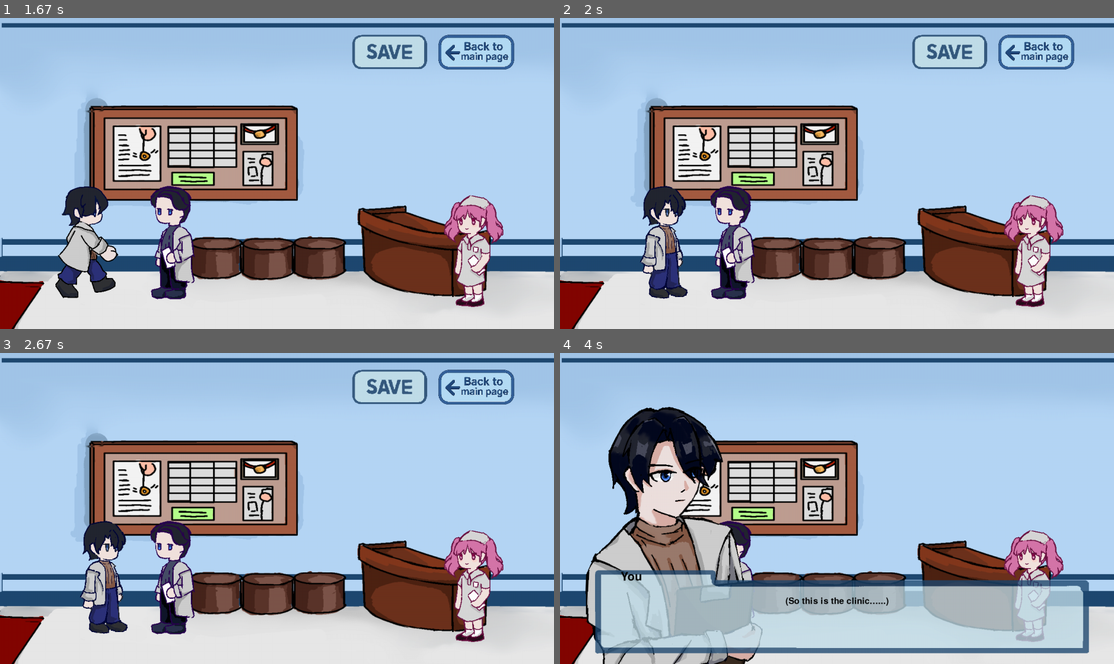
Above: before the commit, frames 1-4 (two rows, left to right).
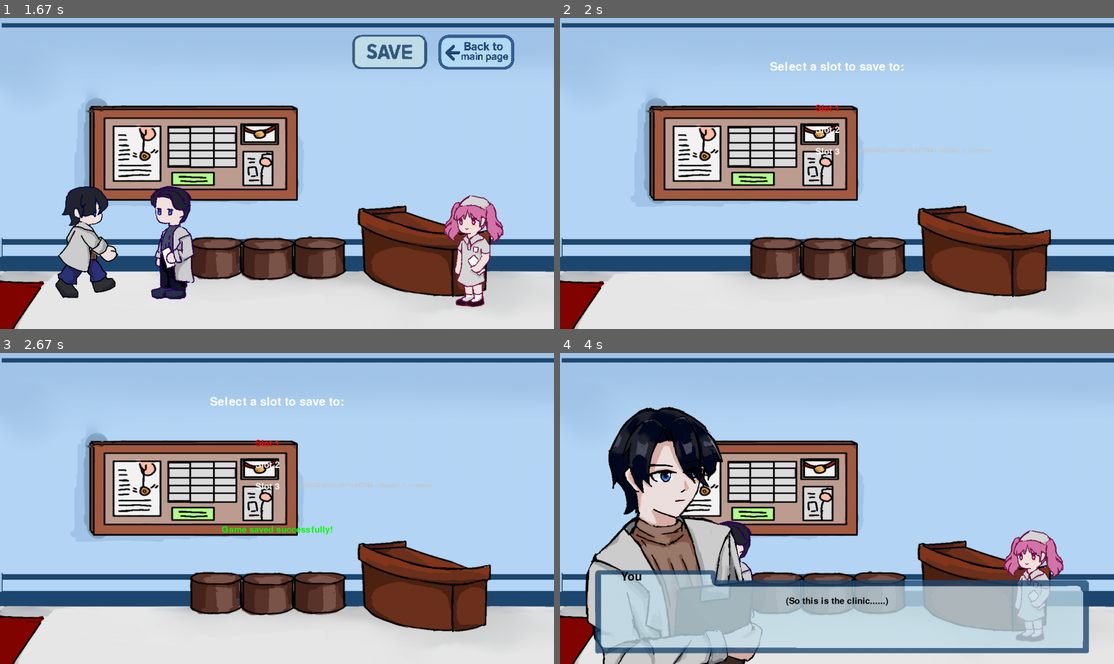
Above: after the commit, the same moments.

Repository: JoyYU271/2510-CSP1123-3-09
Game: pygame game, started from main_page.py
Same seed, same stepped clock (60 frames per second), same inputs: the game is played once before the commit and once after it.
Inputs (mouse positions are in pixels of both pictures, inside the frame that each line leads up to):
- Up to frame 1 (1.67 s): click (127, 70) at 0.88 s; hold Right from 1.33 s (still down)
- Up to frame 2 (2 s): release Right at 1.8 s; click (947, 52) at 1.88 s
- Up to frame 3 (2.67 s): tap Enter at 2.4 s
- Up to frame 4 (4 s): tap Space at 3.63, 3.97 s

Frame 1 is identical in both runs. In frame 2, 8.7% of the frame differs, in the area x 14-93%, y 5-94%; in frame 3, 9.0%; in frame 4, 0.2%.

Commit message:
save function have bugs. when save after dialogue and load, it cannot save the dialogue that already past

Diff:
--- a/Dialogue1.py
+++ b/Dialogue1.py
@@ -20,7 +20,7 @@
     screen_width = 1280
     screen_height = 720
 
-    shown_dialogues = {}
+    shown_dialogues = initial_state.get("shown_dialogues", {}) if initial_state else {}
 
 
     pygame.mixer.music.set_volume(bgm_vol)
@@ -149,14 +149,21 @@
                         from save_load import SaveManager
                         save_manager = SaveManager()
 
-                        current_chapter = current_dialogue.current_story if current_dialogue else "chapter_1"
-                        shown_dialogues = current_dialogue.shown_dialogues if current_dialogue else {}
+                        if current_dialogue:
+                            shown_to_save = current_dialogue.shown_dialogues
+                            choices_to_save = current_dialogue.selected_options
+                            current_chapter = current_dialogue.current_story
+                        else:
+                            shown_to_save = game_state.get("shown_dialogues", {})
+                            choices_to_save = game_state.get("player_choices", {})
+                            current_chapter = "chapter_1"
+
 
                         save_state = {
                             "current_chapter": current_chapter,
                             "player_position": (player.rect.x, player.rect.y),
-                            "shown_dialogues": current_dialogue.shown_dialogues if current_dialogue else {},
-                            "player_choices": current_dialogue.selected_options if current_dialogue else {},
+                            "shown_dialogues": shown_to_save,
+                            "player_choices": choices_to_save,
                             "settings": {
                                 "bgm_vol": bgm_vol,
                                 "sfx_vol": sfx_vol,
@@ -165,62 +172,54 @@
                             }
                         }
 
-                        available_slot = None
-                        for i in range(3):
-                            if not save_manager.load_game(i):
-                                available_slot = i
-                                break
-
-                        if available_slot is not None:
-                            # 有空槽，直接保存
-                            save_manager.save_game(save_state, available_slot)
-                            # 显示保存成功消息...
-                        else:
-                            # 没有空槽，显示覆盖选择界面
-                            showing_overwrite = True
-                            selected_slot = 0
-
-                            while showing_overwrite:
-                                screen.blit(background, (0,0))
-
-                                # 绘制覆盖提示
-                                prompt_text = get_font(40).render("All slots full. Overwrite which save?", True, (255,255,255))
-                                screen.blit(prompt_text, (screen_width//2 - prompt_text.get_width()//2, 100))
-
-                                # 绘制存档槽选项
-                                for i in range(3):
-                                    color = (255,0,0) if i == selected_slot else (255,255,255)
-                                    slot_text = get_font(30).render(f"Slot {i+1}", True, color)
-                                    screen.blit(slot_text, (screen_width//2 - 50, 200 + i*50))
-
-                                    # 显示存档信息
-                                    save_data = save_manager.load_game(i)
+                        showing_overwrite = True
+                        selected_slot = 0
+
+                        while showing_overwrite:
+                            screen.blit(background, (0,0))
+
+                            # Draw overwrite prompt
+                            prompt_text = get_font(40).render("Select a slot to save to:", True, (255,255,255))
+                            screen.blit(prompt_text, (screen_width//2 - prompt_text.get_width()//2, 100))
+
+                            # Draw save slot options
+                            for i in range(3):
+                                color = (255,0,0) if i == selected_slot else (255,255,255)
+                                slot_text = get_font(30).render(f"Slot {i+1}", True, color)
+                                screen.blit(slot_text, (screen_width//2 - 50, 200 + i*50))
+
+                                # Show save info if exists
+                                save_data = save_manager.load_game(i)
+                                if save_data:
                                     info_text = get_font(20).render(
                                         f"{save_data['timestamp']} - {save_data['current_chapter']}",
                                         True, (200,200,200))
                                     screen.blit(info_text, (screen_width//2 + 50, 200 + i*50))
 
-                                # 事件处理
-                                for event in pygame.event.get():
-                                    if event.type == pygame.QUIT:
-                                        pygame.quit()
-                                        sys.exit()
-                                    if event.type == pygame.KEYDOWN:
-                                        if event.key == pygame.K_UP:
-                                            selected_slot = (selected_slot - 1) % 3
-                                        elif event.key == pygame.K_DOWN:
-                                            selected_slot = (selected_slot + 1) % 3
-                                        elif event.key == pygame.K_RETURN:
-                                            save_manager.save_game(save_state, selected_slot)
-                                            showing_overwrite = False
-                                            # 显示保存成功消息...
-                                            break
-                                        elif event.key == pygame.K_ESCAPE:
-                                            showing_overwrite = False
-                                            break
-
-                                pygame.display.update()
-
+                            # Event handling
+                            for event in pygame.event.get():
+                                if event.type == pygame.QUIT:
+                                    pygame.quit()
+                                    sys.exit()
+                                if event.type == pygame.KEYDOWN:
+                                    if event.key == pygame.K_UP:
+                                        selected_slot = (selected_slot - 1) % 3
+                                    elif event.key == pygame.K_DOWN:
+                                        selected_slot = (selected_slot + 1) % 3
+                                    elif event.key == pygame.K_RETURN:
+                                        save_manager.save_game(save_state, selected_slot)
+                                        showing_overwrite = False
+                                        # Show save confirmation
+                                        confirm_text = get_font(30).render("Game saved successfully!", True, (0,255,0))
+                                        screen.blit(confirm_text, (screen_width//2 - confirm_text.get_width()//2, 400))
+                                        pygame.display.update()
+                                        pygame.time.delay(1000)  # Show for 1 second
+                                        break
+                                    elif event.key == pygame.K_ESCAPE:
+                                        showing_overwrite = False
+                                        break
+
+                            pygame.display.update()
 
 
 
@@ -284,8 +283,11 @@
                     sfx_vol,
                     cutscene_speed=3,
                     npc_manager=npc_manager,
-                    shown_dialogues=shown_dialogues  # 确保传递这个参数
+                    shown_dialogues=game_state["shown_dialogues"],
+                    initial_state=game_state
                 )
+
+                current_dialogue.game_state = game_state
 
             pygame.display.update()
             clock.tick(FPS)
@@ -364,16 +366,29 @@
         self.cutscene_speed = cutscene_speed
         self.npc_manager = npc_manager
 
-        self.shown_dialogues = shown_dialogues if shown_dialogues is not None else {}
+        self.shown_dialogues = initial_state.get("shown_dialogues", {}) if initial_state else (shown_dialogues if shown_dialogues is not None else {})
 
         if initial_state:
             self.current_story = initial_state.get("current_chapter", "chapter_1")
             self.shown_dialogues = initial_state.get("shown_dialogues", {})
             self.selected_options = initial_state.get("player_choices", {})
+            self.game_state = initial_state
         else:
             self.current_story = "chapter_1"
             self.shown_dialogues = shown_dialogues if shown_dialogues is not None else {}
             self.selected_options = {}
+            self.game_state = {
+            "current_chapter": "chapter_1",
+            "player_position": (player.rect.x, player.rect.y),
+            "shown_dialogues": self.shown_dialogues,
+            "player_choices": self.selected_options,
+            "settings": {
+                "bgm_vol": bgm_vol,
+                "sfx_vol": sfx_vol,
+                "text_size": "Medium",  # Default size
+                "language": "EN"  # Default language
+            }
+        }
 
         self.load_dialogue(self.npc_name, self.current_story)
 
@@ -572,10 +587,12 @@
               entry = self.story_data[self.step]
               text = entry.get("text","")
 
-              #mark dialogue as shown if needed
               if "shown" in entry and entry["shown"] == False:
-                  dialogue_id = f"{self.npc_name}_{self.current_story}_{self.step}"
-                  self.shown_dialogues[dialogue_id] = True
+                    dialogue_id = f"{self.npc_name}_{self.current_story}_{self.step}"
+                    self.shown_dialogues[dialogue_id] = True
+                    if hasattr(self, 'game_state'):
+                        self.game_state["shown_dialogues"] = self.shown_dialogues
+
 
               if "chapter_ending" in entry:
              #save which ending was chosen
@@ -645,25 +662,22 @@
 
     def load_dialogue(self,npc_name,chapter):
 
-        self.option = []
+        self.options = []
         #update NPC detials
         self.npc_name = npc_name
         self.npc_data = self.all_dialogues.get(self.npc_name,{})
         self.current_story = chapter
-        self.story_data = self.npc_data.get(self.current_story,[])
+        raw_story_data = self.npc_data.get(self.current_story,[])
+
         filtered_story_data = []
-
-        # filter out already shown dialogues marked with "shown":false ( in json)
-
-        for i,entry in enumerate(self.story_data):
+        for i, entry in enumerate(raw_story_data):
             dialogue_id = f"{self.npc_name}_{self.current_story}_{i}"
-
-            if ("shown" not in entry or entry["shown"] != False) or (dialogue_id not in self.shown_dialogues):
+            # Always include choices and entries marked as shown=True
+            if "choice" in entry or entry.get("shown", False):
                 filtered_story_data.append(entry)
-
-            elif self.npc_name == "Nuva" and self.current_story == "chapter_1_common" and entry.get("text") == "She is waiting in your office,you can head over when you are ready":
-                if dialogue_id not in self.shown_dialogues:
-                    filtered_story_data.append(entry)
+            # Include if not shown before
+            elif dialogue_id not in self.shown_dialogues:
+                filtered_story_data.append(entry)
 
         self.story_data = filtered_story_data
         self.step = 0
--- a/NPC_dialog/NPC.json
+++ b/NPC_dialog/NPC.json
@@ -114,7 +114,7 @@
 
   "Dean":{
     "chapter_1":[
-        {"speaker" :"player","text":"(So this is the clinic…...)","bgm": "bgm/talk_with_dean.mp3","shown": false},
+        {"speaker" :"player","text":"(So this is the clinic......)","bgm": "bgm/talk_with_dean.mp3","shown": false},
         {"speaker" :"npc","text":"It is 8:10 a.m. You're 50 minutes early.","shown": false},
         {"speaker" :"player","text":"I just wanted to familiarize myself with the environment...Father.","shown": false},
         {"speaker" :"narrator","text":"(When you called him 'Father' you notice his brow furrow slightly.)","shown": false},
Not shown, changed: saves/save_2.sav
